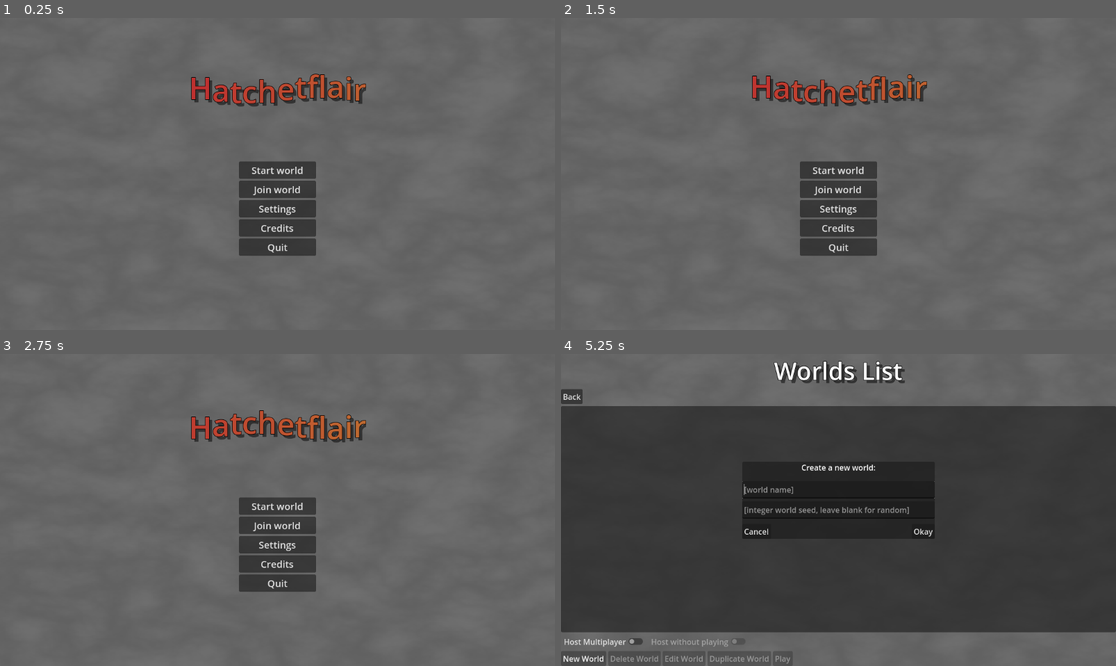
Above: before the commit, frames 1-4 (two rows, left to right).
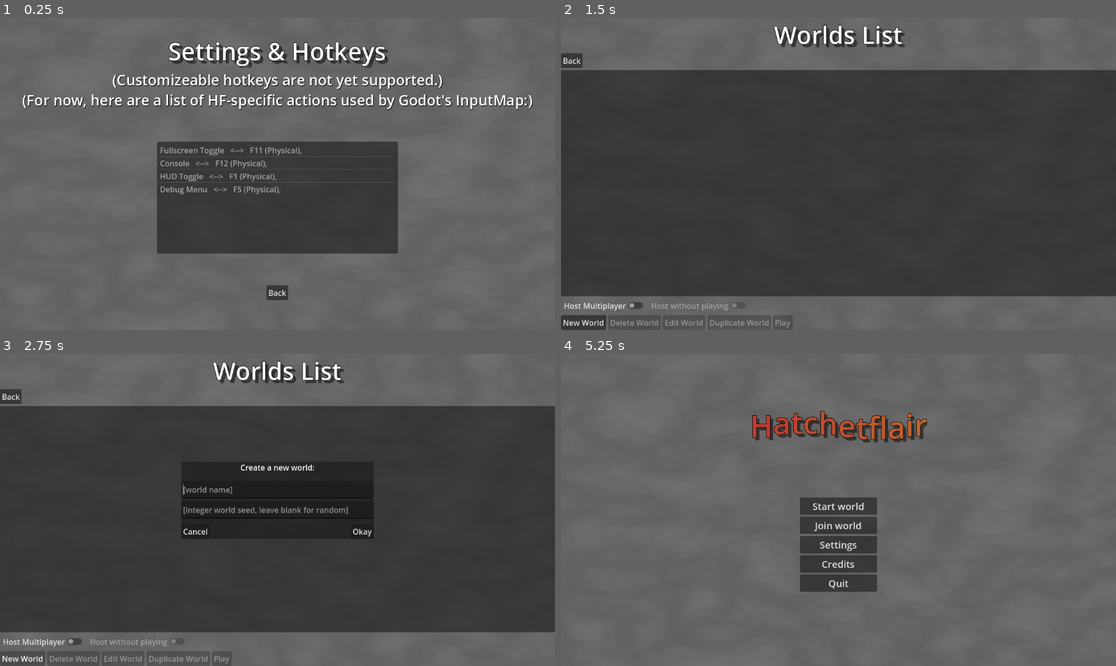
Above: after the commit, the same moments.

Repository: pixerhp/Hatchetflair
Game: Godot game, scene res://scenes/main_scenes/main_menu.tscn
Same seed, same stepped clock (60 frames per second), same inputs: the game is played once before the commit and once after it.
Inputs (mouse positions are in pixels of both pictures, inside the frame that each line leads up to):
- Up to frame 1 (0.25 s): no input
- Up to frame 2 (1.5 s): click "Start world" (after the commit: "Back") at 0.5 s; click "Back" (after the commit: "Start world") at 1.25 s
- Up to frame 3 (2.75 s): click (22, 659) at 2 s, where only the run after the commit has a clickable "New World"
- Up to frame 4 (5.25 s): click (583, 659) at 2.75 s, where only the run after the commit has a clickable "New World"; click (921, 531) at 3.5 s, where only the run after the commit has a clickable "Okay"; click "Start world" (after the commit: "Back") at 4.25 s; click (583, 659) at 5 s, where only the run before the commit has a clickable "New World"

The runs differ from the first frame. In frame 1, 18% of the frame differs, in the area x 4-96%, y 7-91%; in frame 2, 70%; in frame 3, 71%, in the area x 0-100%, y 2-100%; in frame 4, 71%.

Commit message:
Settings now lists HF-specific InputMap actions
Also fixed an oversight bug in GeneralGlobals.

Diff:
--- a/scenes/main_scenes/main_menu.tscn
+++ b/scenes/main_scenes/main_menu.tscn
@@ -44,6 +44,7 @@
 grow_vertical = 2
 
 [node name="TitleMenu" type="Control" parent="Menus"]
+visible = false
 layout_mode = 1
 anchors_preset = 15
 anchor_right = 1.0
@@ -663,7 +664,6 @@
 text = "Cancel"
 
 [node name="SettingsMenu" type="Control" parent="Menus"]
-visible = false
 layout_mode = 1
 anchors_preset = 15
 anchor_right = 1.0
@@ -683,7 +683,7 @@
 [node name="Spacer1" type="Control" parent="Menus/SettingsMenu/SettingsUI"]
 layout_mode = 2
 size_flags_vertical = 3
-size_flags_stretch_ratio = 0.5
+size_flags_stretch_ratio = 0.13
 
 [node name="SettingsTitle" type="RichTextLabel" parent="Menus/SettingsMenu/SettingsUI"]
 layout_mode = 2
@@ -707,7 +707,8 @@
 theme_override_font_sizes/bold_italics_font_size = 30
 theme_override_font_sizes/mono_font_size = 30
 bbcode_enabled = true
-text = "[center](Customizeable hotkeys are not yet supported.)[/center]
+text = "[center](Customizeable hotkeys are not yet supported.)
+(For now, here are a list of HF-specific actions used by Godot's InputMap:)[/center]
 "
 fit_content = true
 autowrap_mode = 0
@@ -715,22 +716,20 @@
 [node name="Spacer2" type="Control" parent="Menus/SettingsMenu/SettingsUI"]
 layout_mode = 2
 size_flags_vertical = 3
-
-[node name="ListText" type="RichTextLabel" parent="Menus/SettingsMenu/SettingsUI"]
-layout_mode = 2
-size_flags_horizontal = 4
-theme_override_colors/font_shadow_color = Color(0, 0, 0, 1)
-theme_override_font_sizes/normal_font_size = 20
-bbcode_enabled = true
-text = "fullscreen toggle:   F11
-take a screenshot (NOT YET FUNCTIONAL:)   F12
-"
-fit_content = true
-autowrap_mode = 0
+size_flags_stretch_ratio = 0.25
+
+[node name="SettingsList" type="ItemList" parent="Menus/SettingsMenu/SettingsUI"]
+custom_minimum_size = Vector2(500, 0)
+layout_mode = 2
+size_flags_horizontal = 4
+size_flags_vertical = 3
+same_column_width = true
+fixed_column_width = 100
 
 [node name="Spacer3" type="Control" parent="Menus/SettingsMenu/SettingsUI"]
 layout_mode = 2
 size_flags_vertical = 3
+size_flags_stretch_ratio = 0.25
 
 [node name="SettingsButtons" type="VBoxContainer" parent="Menus/SettingsMenu/SettingsUI"]
 layout_mode = 2
@@ -739,11 +738,13 @@
 
 [node name="Back" type="Button" parent="Menus/SettingsMenu/SettingsUI/SettingsButtons"]
 layout_mode = 2
+size_flags_horizontal = 4
 text = "Back"
 
 [node name="Spacer4" type="Control" parent="Menus/SettingsMenu/SettingsUI"]
 layout_mode = 2
 size_flags_vertical = 3
+size_flags_stretch_ratio = 0.25
 
 [node name="CreditsMenu" type="Control" parent="Menus"]
 visible = false
--- a/scripts/autoloaded/general_globals.gd
+++ b/scripts/autoloaded/general_globals.gd
@@ -104,8 +104,6 @@
 			DisplayServer.window_set_mode(DisplayServer.WINDOW_MODE_FULLSCREEN)
 		else:
 			DisplayServer.window_set_mode(DisplayServer.WINDOW_MODE_WINDOWED)
-	if Input.is_action_just_pressed("Screenshot"):
-		pass
 
 
 #-=-=-=-# CONVENIENCE FUNCTIONS:
--- a/scripts/main_menu/menu_settings.gd
+++ b/scripts/main_menu/menu_settings.gd
@@ -1,11 +1,14 @@
 extends Control
 
-
-# Called when the node enters the scene tree for the first time.
-func _ready():
-	pass # Replace with function body.
+@onready var settings_list_node: Node = $SettingsUI/SettingsList
 
 
-# Called every frame. 'delta' is the elapsed time since the previous frame.
-func _process(delta):
-	pass
+func _ready():
+	settings_list_node.clear()
+	var item_text: String
+	for action in InputMap.get_actions():
+		if not action.substr(0, 3) == "ui_":
+			item_text = action + "   <-->   "
+			for event in InputMap.action_get_events(action):
+				item_text += event.as_text() + ", "
+			settings_list_node.add_item(item_text)
